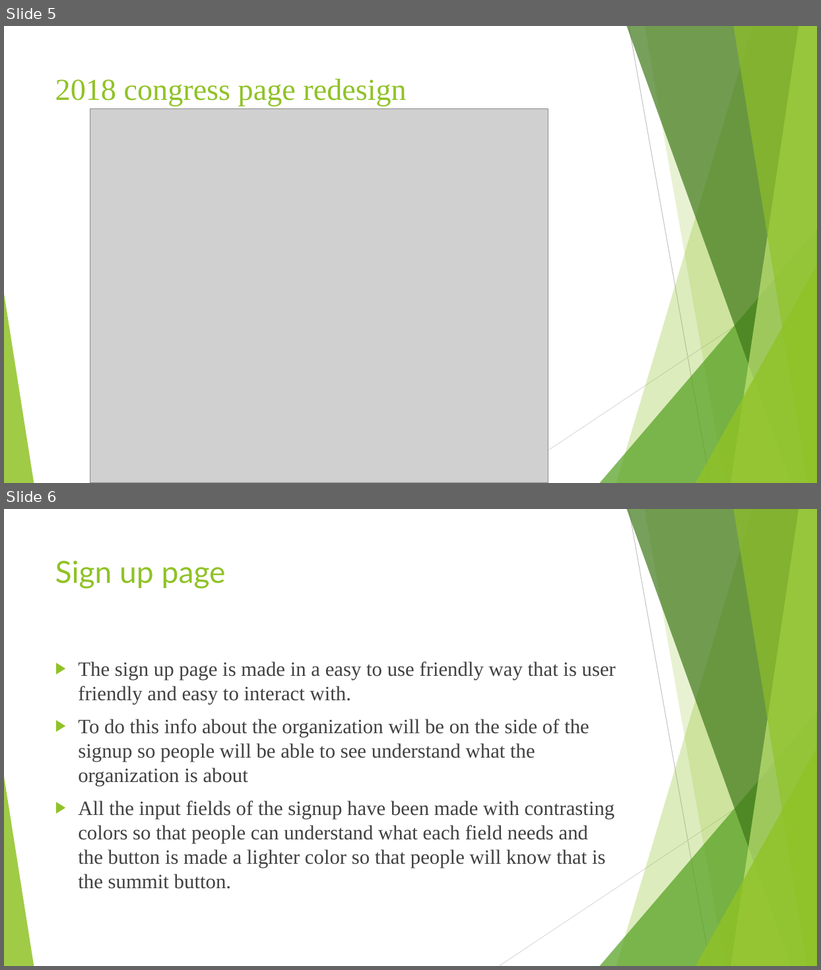
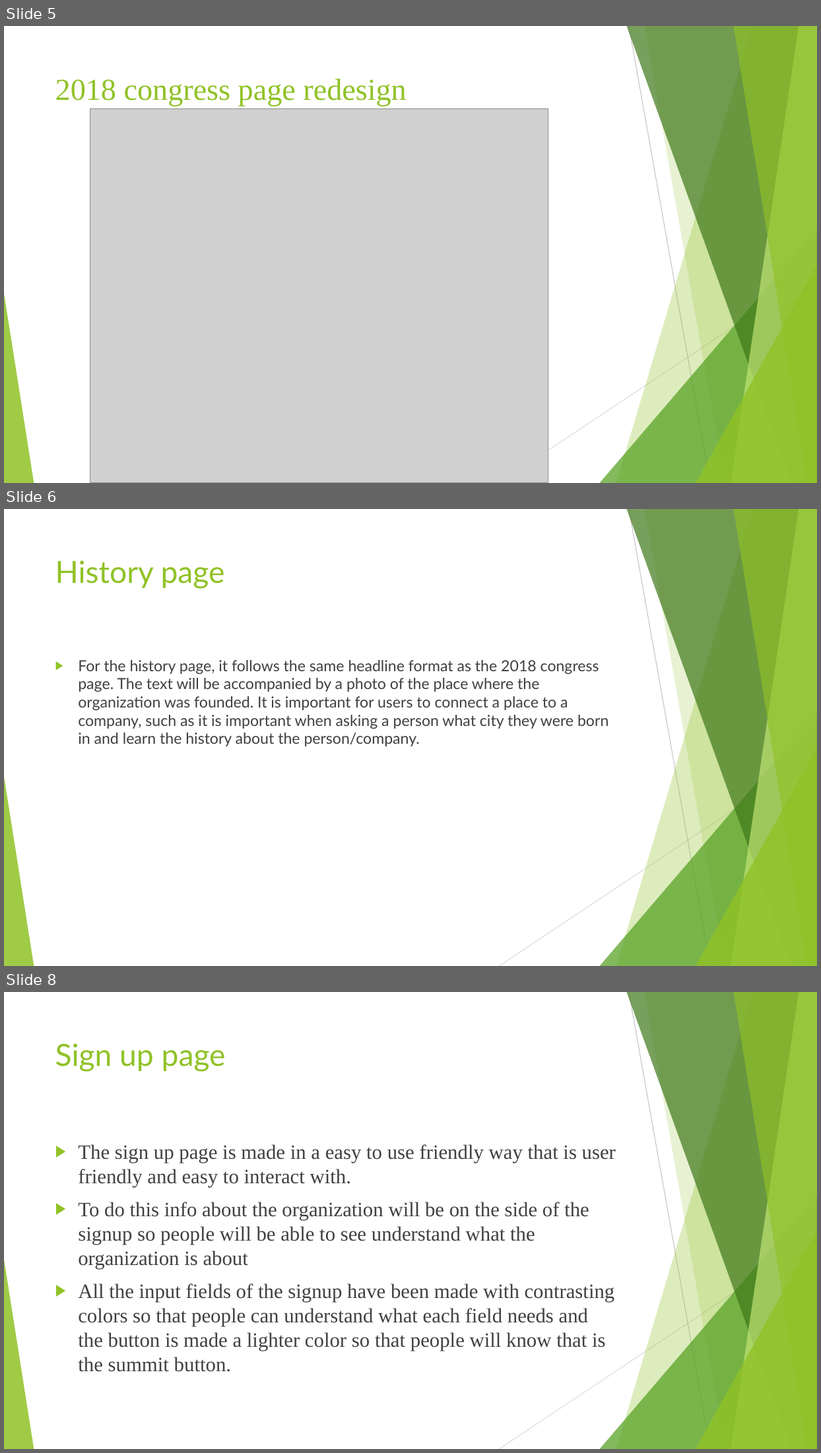
Before and after one commit to TCS-Project2/project2, a slide deck: TCS-Project2.pptx. Shown one above the other, each under a label of ours: slides 5 and 6 before the commit, slides 5, 6 and 8 after it; the slides between them are not shown. The pictures are 821x970 and 821x1453 pixels, drawn with LibreOffice and Linux fonts; fonts in the diff are those of the drawing; grey boxes stand for pictures. Boxes give left, top, right and bottom in pixels: in the first picture for what was removed or moved away, otherwise in the second. Text is boxed around its words. In the diff, an @@ line names an element or a change of style, - is before the commit and + after.

Commit message:
updated powerpoint

```diff
--- a/TCS-Project2.pptx
+++ b/TCS-Project2.pptx
@@ slide 6 added at [4, 509, 817, 966], background #FFFFFF; not listed: 10 template elements that a slide beside it also shows @@
@@ title added at [55, 560, 225, 589], 36 pt, text #90C226 @@
+History page
@@ text added at [78, 660, 609, 747], 18 pt, text #404040 @@
+▶ For the history page, it follows the same headline format as the 2018 congress page. The text will be accompanied by a photo of the place where the organization was founded. It is important for users to connect a place to a company, such as it is important when asking a person what city they were born in and learn the history about the person/company.
@@ what was slide 6 is now slide 8 @@
```
Also in this commit, not shown: 1 other slide added.
